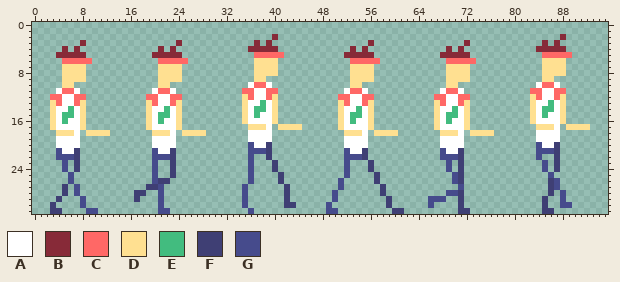
Edited in one commit: sprite sheet (walking-animation-Sheet.png). That is the earlier state.
The file is 96x32 pixels.
Palette (. is transparent): A #ffffff  B #872a38  C #ff6866  D #ffe091  E #42bc7f  F #3f3f74  G #464b8c
Pixels before (only the part around the change), first column x 22:
 0 ..........................................................................
 1 ..........................................................................
 2 ..................B...............................................B.......
 3 ..B............B.B................B...............B............B.B........
 4 .B............BBBBB............B.B.............B.B............BBBBB.......
 5 BBB............CCCCC..........BBBBB...........BBBBB............CCCCC......
 6 CCCC...........DDDD............CCCCC...........CCCCC...........DDDD.......
 7 DDD............DDDD............DDDD............DDDD............DDDD.......
 8 DDD............DDDD............DDDD............DDDD............DDDD.......
 9 DDD............DD..............DDDD............DDDD............DD.........
10 D.............ACCA.............DD..............DD.............ACCA........
11 CA...........CCAACC...........ACCA............ACCA...........CCAACC.......
12 ACC..........DCAACD..........CCAACC..........CCAACC..........DCAACD.......
13 ACD..........DAAEAD..........DCAACD..........DCAACD..........DAAEAD.......
14 EAD..........DAEEAD..........DAAEAD..........DAAEAD..........DAEEAD.......
15 EAD..........DAEAAD..........DAEEAD..........DAEEAD..........DAEAAD.......
16 AAD..........DAAAAD..........DAEAAD..........DAEAAD..........DAAAAD.......
17 AAD...........DDDA.DDDD......DAAAAD..........DAAAAD...........DDDA.DDDD...
18 DA.DDDD.......AAAA............DDDA.DDDD.......DDDA.DDDD.......AAAA........
19 AA............AAAA............AAAA............AAAA............AAAA........
20 AA............GAAF............AAAA............AAAA............GAAF........
21 AF............GGGF............GAAF............GAAF............GGGF........
22 GF............G..F............GGGF............GGGF............G..F........
23 .F............G...F...........G...F............G.F.............G.F........
24 .F............G...F...........G...F............G.F.............G.F........
25 .F............G....F..........G....F............GF..............G.........
26 F.............G....F.........G.....F............GF..............FG........
27 .............G......F........G......F............G..............FG........
The same view after the edit:
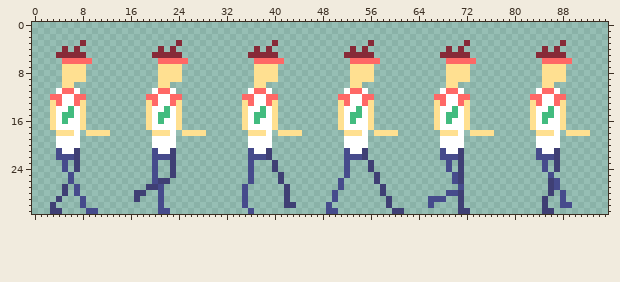
Changes in this commit:
{"y":2,"x":40,"old":"B","new":"."}
{"y":2,"x":88,"old":"B","new":"."}
{"y":3,"x":37,"old":"B","new":"."}
{"y":3,"x":39,"old":"B.","new":".B"}
{"y":3,"x":85,"old":"B","new":"."}
{"y":3,"x":87,"old":"B.","new":".B"}
{"y":4,"x":36,"old":"B","new":"."}
{"y":4,"x":38,"old":"B","new":"."}
{"y":4,"x":40,"old":"B","new":"."}
{"y":4,"x":84,"old":"B","new":"."}
{"y":4,"x":86,"old":"B","new":"."}
{"y":4,"x":88,"old":"B","new":"."}
{"y":5,"x":36,"old":".CCCCC","new":"BBBBB."}
{"y":5,"x":84,"old":".CCCCC","new":"BBBBB."}
{"y":6,"x":37,"old":"DDDD.","new":"CCCCC"}
{"y":6,"x":85,"old":"DDDD.","new":"CCCCC"}
{"y":9,"x":39,"old":"..","new":"DD"}
{"y":9,"x":87,"old":"..","new":"DD"}
{"y":10,"x":36,"old":"ACCA","new":".DD."}
{"y":10,"x":84,"old":"ACCA","new":".DD."}
{"y":11,"x":35,"old":"CCAACC","new":".ACCA."}
{"y":11,"x":83,"old":"CCAACC","new":".ACCA."}
{"y":12,"x":35,"old":"D","new":"C"}
{"y":12,"x":40,"old":"D","new":"C"}
{"y":12,"x":83,"old":"D","new":"C"}
{"y":12,"x":88,"old":"D","new":"C"}
{"y":13,"x":36,"old":"A","new":"C"}
{"y":13,"x":38,"old":"EA","new":"AC"}
{"y":13,"x":84,"old":"A","new":"C"}
{"y":13,"x":86,"old":"EA","new":"AC"}
{"y":14,"x":37,"old":"E","new":"A"}
{"y":14,"x":85,"old":"E","new":"A"}
{"y":15,"x":38,"old":"A","new":"E"}
{"y":15,"x":86,"old":"A","new":"E"}
{"y":16,"x":37,"old":"A","new":"E"}
{"y":16,"x":85,"old":"A","new":"E"}
{"y":17,"x":35,"old":".DDD","new":"DAAA"}
{"y":17,"x":40,"old":".DDDD","new":"D...."}
{"y":17,"x":83,"old":".DDD","new":"DAAA"}
{"y":17,"x":88,"old":".DDDD","new":"D...."}
{"y":18,"x":36,"old":"AAA","new":"DDD"}
{"y":18,"x":41,"old":"....","new":"DDDD"}
{"y":18,"x":84,"old":"AAA","new":"DDD"}
{"y":18,"x":89,"old":"....","new":"DDDD"}
{"y":20,"x":36,"old":"G","new":"A"}
{"y":20,"x":39,"old":"F","new":"A"}
{"y":20,"x":84,"old":"G","new":"A"}
{"y":20,"x":87,"old":"F","new":"A"}
{"y":21,"x":37,"old":"GG","new":"AA"}
{"y":21,"x":85,"old":"GG","new":"AA"}
{"y":22,"x":37,"old":"..","new":"GG"}
{"y":22,"x":85,"old":"..","new":"GG"}
